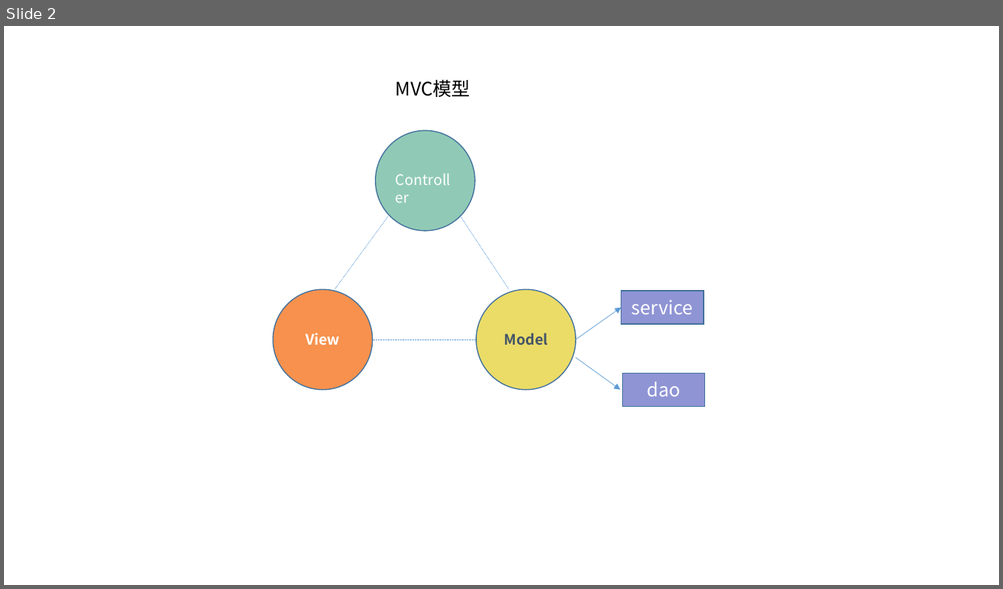
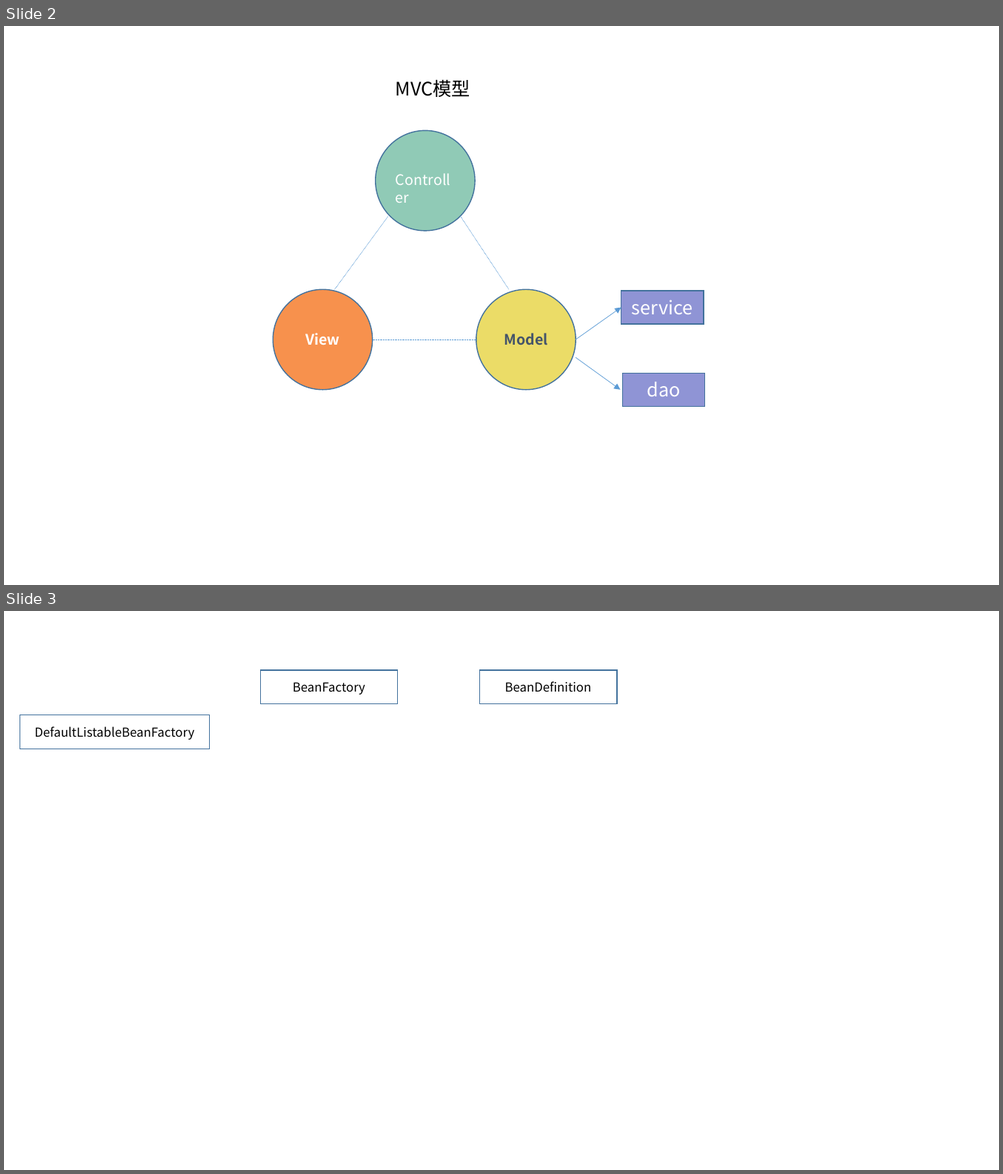
Before and after one commit to dengboyu/future, a slide deck: doc/spring.pptx. Shown one above the other, each under a label of ours: slide 2 before the commit, slides 2 and 3 after it. The pictures are 1003x589 and 1003x1174 pixels, drawn with LibreOffice and Linux fonts; fonts in the diff are those of the drawing. Boxes give left, top, right and bottom in pixels: in the first picture for what was removed or moved away, otherwise in the second. Text is boxed around its words. In the diff, an @@ line names an element or a change of style, - is before the commit and + after.

```diff
--- a/doc/spring.pptx
+++ b/doc/spring.pptx
@@ slide 3 added at (x1=4, y1=611, x2=999, y2=1170), background #FFFFFF @@
@@ rectangle added at (x1=260, y1=670, x2=397, y2=703), outline #43739E 1 pt, 12 pt, text #000000 @@
+BeanFactory
@@ rectangle added at (x1=479, y1=670, x2=617, y2=703), outline #43739E 1 pt, 12 pt, text #000000 @@
+BeanDefinition
@@ rectangle added at (x1=20, y1=715, x2=209, y2=749), outline #43739E 1 pt, 12 pt, text #000000 @@
+DefaultListableBeanFactory
```
Also in this commit, not shown: 1 slide changed, 1 other slide added, 13 other files.
